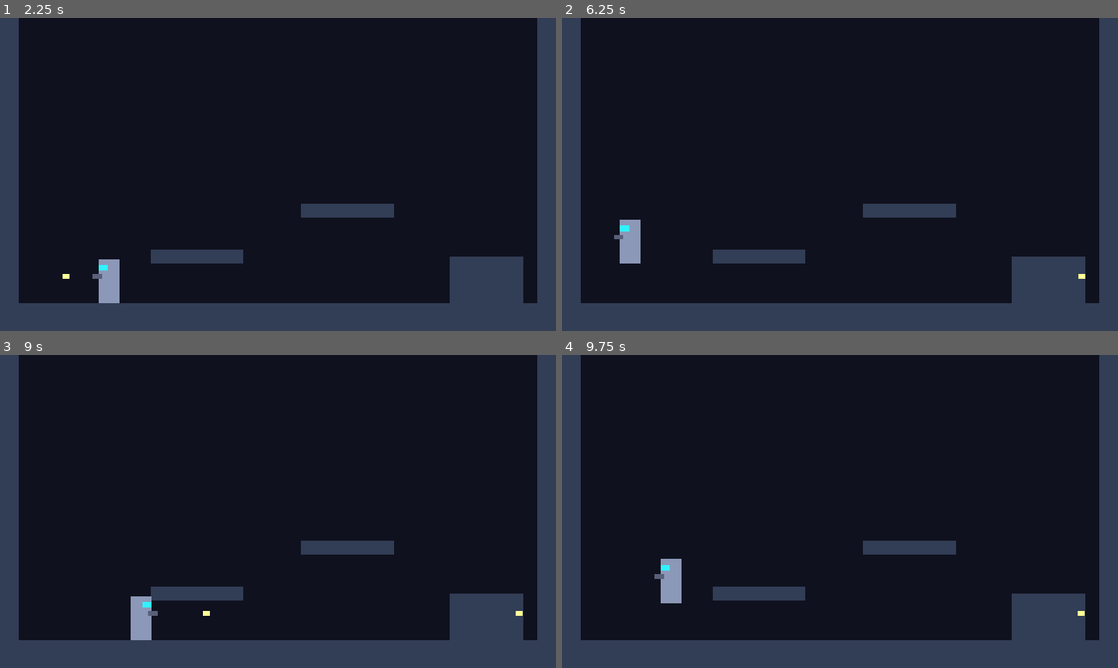
Above: before the commit, frames 1-4 (two rows, left to right).
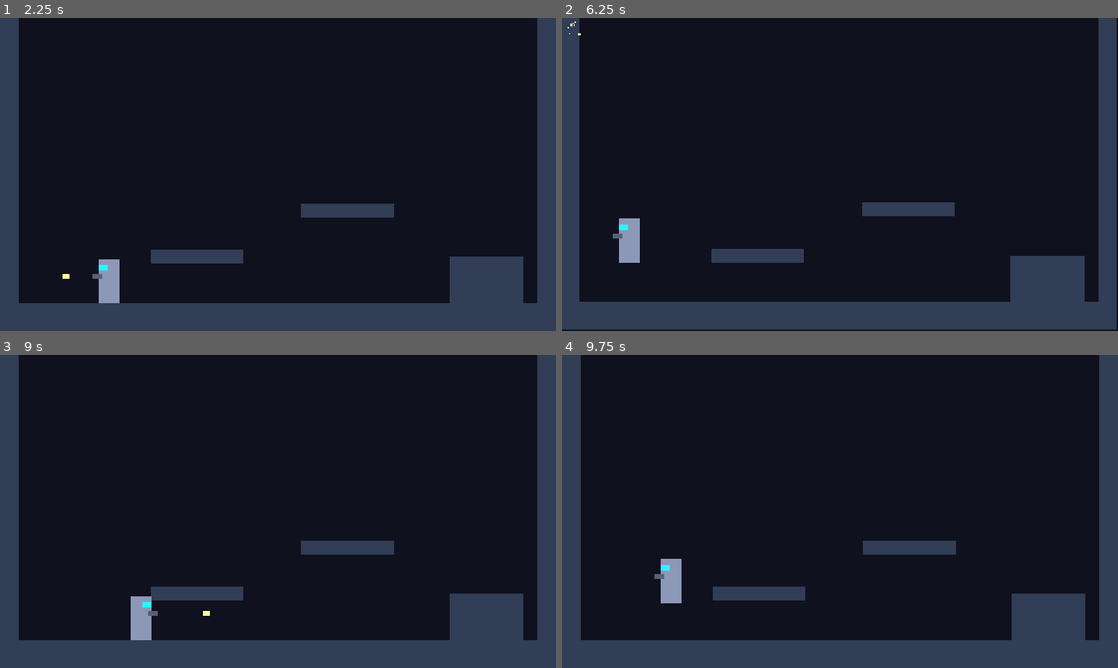
Above: after the commit, the same moments.

Repository: mmorrisj/MegaGirlz
Game: Godot game, scene res://scenes/levels/test_room.tscn
Same seed, same stepped clock (60 frames per second), same inputs: the game is played once before the commit and once after it.
Inputs:
- Up to frame 1 (2.25 s): tap Enter at 0.5 s; hold D 0.53-2.03 s; tap K at 0.6 s; tap Space (p1_jump) at 0.77, 1.52 s; tap Z at 1.35 s; hold A from 2.03 s (still down); tap J at 2.1 s
- Up to frame 2 (6.25 s): release A at 2.78 s; hold D 2.78-4.28 s; tap X at 2.85, 5.85 s; tap Space (p1_jump) at 3.02, 3.77, 4.52, 6.02 s; tap K at 3.6 s; hold A 4.28-5.03 s; tap Z at 4.35 s; hold D 5.03-5.78 s; tap J at 5.1 s; hold A from 5.78 s (still down)
- Up to frame 3 (9 s): tap K at 6.6 s; tap Space (p1_jump) at 6.77, 7.52 s; release A at 7.28 s; hold D from 7.28 s (still down); tap Z at 7.35 s; tap J at 8.1 s; tap X at 8.85 s
- Up to frame 4 (9.75 s): tap Space (p1_jump) at 9.02 s; release D at 9.53 s; hold A from 9.53 s (still down); tap K at 9.6 s

Frame 1 is identical in both runs. In frame 2, 1.8% of the frame differs, in the area x 0-100%, y 0-100%; in frame 3, less than 0.1%; in frame 4, less than 0.1%.

Commit message:
Add game-feel pass: squash/stretch, muzzle flash, impact sparks, shake
- Sister emits jumped, landed(fall_speed), and shot_fired signals;
  effects are separate components wired to them in sister.tscn
- SquashStretch component on a feet-anchored SquashPivot node
- MuzzleFlash component at the arm cannon (HDR color, ready for glow)
- ShakeCamera: trauma-based shake, whole-pixel offsets, reachable
  through a group so callers need no camera reference
- BusterShot spawns an ImpactSpark particle burst and a small shake
- Fix: shots passed through walls because monitorable=false also
  disabled their own body detection; they only died by lifetime
- Roadmap: hit flash moves to the enemy step (nothing to hit yet)

Co-Authored-By: Claude Opus 5.5 <noreply@anthropic.com>

Diff:
--- a/scenes/characters/sister.tscn
+++ b/scenes/characters/sister.tscn
@@ -1,6 +1,8 @@
-[gd_scene load_steps=3 format=3]
+[gd_scene load_steps=5 format=3]
 
 [ext_resource type="Script" path="res://scripts/characters/sister.gd" id="1_sister"]
+[ext_resource type="Script" path="res://scripts/components/squash_stretch.gd" id="2_squash"]
+[ext_resource type="Script" path="res://scripts/components/muzzle_flash.gd" id="3_muzzle"]
 
 [sub_resource type="RectangleShape2D" id="RectangleShape2D_body"]
 size = Vector2(16, 38)
@@ -13,9 +15,13 @@
 [node name="CollisionShape2D" type="CollisionShape2D" parent="."]
 shape = SubResource("RectangleShape2D_body")
 
-[node name="Visual" type="Node2D" parent="."]
+[node name="SquashPivot" type="Node2D" parent="."]
+position = Vector2(0, 19)
 
-[node name="Body" type="ColorRect" parent="Visual"]
+[node name="Visual" type="Node2D" parent="SquashPivot"]
+position = Vector2(0, -19)
+
+[node name="Body" type="ColorRect" parent="SquashPivot/Visual"]
 offset_left = -9.0
 offset_top = -19.0
 offset_right = 9.0
@@ -23,17 +29,45 @@
 mouse_filter = 2
 color = Color(0.55, 0.6, 0.72, 1)
 
-[node name="Visor" type="ColorRect" parent="Visual"]
+[node name="Visor" type="ColorRect" parent="SquashPivot/Visual"]
 offset_left = 1.0
 offset_top = -14.0
 offset_right = 9.0
 offset_bottom = -9.0
 mouse_filter = 2
 
-[node name="Cannon" type="ColorRect" parent="Visual"]
+[node name="Cannon" type="ColorRect" parent="SquashPivot/Visual"]
 offset_left = 6.0
 offset_top = -6.0
 offset_right = 14.0
 offset_bottom = -2.0
 mouse_filter = 2
 color = Color(0.35, 0.38, 0.48, 1)
+
+[node name="MuzzleFlash" type="Node2D" parent="SquashPivot/Visual"]
+position = Vector2(16, -4)
+script = ExtResource("3_muzzle")
+
+[node name="Horizontal" type="ColorRect" parent="SquashPivot/Visual/MuzzleFlash"]
+offset_left = -4.0
+offset_top = -1.0
+offset_right = 4.0
+offset_bottom = 1.0
+mouse_filter = 2
+color = Color(2.5, 2.2, 1.2, 1)
+
+[node name="Vertical" type="ColorRect" parent="SquashPivot/Visual/MuzzleFlash"]
+offset_left = -1.0
+offset_top = -3.0
+offset_right = 1.0
+offset_bottom = 3.0
+mouse_filter = 2
+color = Color(2.5, 2.2, 1.2, 1)
+
+[node name="SquashStretch" type="Node" parent="." node_paths=PackedStringArray("target")]
+script = ExtResource("2_squash")
+target = NodePath("../SquashPivot")
+
+[connection signal="jumped" from="." to="SquashStretch" method="play_jump"]
+[connection signal="landed" from="." to="SquashStretch" method="play_land"]
+[connection signal="shot_fired" from="." to="SquashPivot/Visual/MuzzleFlash" method="flash"]
--- a/scenes/levels/test_room.tscn
+++ b/scenes/levels/test_room.tscn
@@ -1,7 +1,8 @@
-[gd_scene load_steps=9 format=3]
+[gd_scene load_steps=10 format=3]
 
 [ext_resource type="Script" path="res://scripts/levels/test_room.gd" id="1_room"]
 [ext_resource type="PackedScene" path="res://scenes/characters/sister.tscn" id="2_sister"]
+[ext_resource type="Script" path="res://scripts/systems/shake_camera.gd" id="3_camera"]
 
 [sub_resource type="RectangleShape2D" id="RectangleShape2D_Floor"]
 size = Vector2(480, 24)
@@ -26,6 +27,7 @@
 
 [node name="Camera2D" type="Camera2D" parent="."]
 position = Vector2(240, 135)
+script = ExtResource("3_camera")
 
 [node name="Floor" type="StaticBody2D" parent="."]
 position = Vector2(240, 258)
--- a/scenes/projectiles/buster_shot.tscn
+++ b/scenes/projectiles/buster_shot.tscn
@@ -8,7 +8,6 @@
 [node name="BusterShot" type="Area2D"]
 collision_layer = 8
 collision_mask = 1
-monitorable = false
 script = ExtResource("1_shot")
 
 [node name="CollisionShape2D" type="CollisionShape2D" parent="."]
--- /dev/null
+++ b/scenes/vfx/impact_spark.tscn
@@ -0,0 +1,19 @@
+[gd_scene load_steps=2 format=3]
+
+[ext_resource type="Script" path="res://scripts/vfx/impact_spark.gd" id="1_spark"]
+
+[node name="ImpactSpark" type="CPUParticles2D"]
+emitting = false
+amount = 8
+lifetime = 0.25
+one_shot = true
+explosiveness = 1.0
+direction = Vector2(1, 0)
+spread = 60.0
+gravity = Vector2(0, 300)
+initial_velocity_min = 60.0
+initial_velocity_max = 140.0
+scale_amount_min = 1.0
+scale_amount_max = 2.0
+color = Color(2, 1.8, 0.8, 1)
+script = ExtResource("1_spark")
--- a/scripts/characters/sister.gd
+++ b/scripts/characters/sister.gd
@@ -3,7 +3,13 @@
 ## A playable sister: run, jump, and shoot.
 ##
 ## Shared by Gigi, Evie, and Lucy. Each sister's signature ability will be a
-## separate child component, not a subclass.
+## separate child component, not a subclass. Game-feel effects listen to
+## this node's signals instead of living in this script.
+
+signal jumped
+## fall_speed is the downward speed just before touching the ground.
+signal landed(fall_speed: float)
+signal shot_fired
 
 const BUSTER_SHOT_SCENE: PackedScene = preload("res://scenes/projectiles/buster_shot.tscn")
 
@@ -42,8 +48,8 @@
 var _is_rising_from_jump: bool = false
 var _live_shots: int = 0
 
-@onready var _visual: Node2D = $Visual
-@onready var _visor: ColorRect = $Visual/Visor
+@onready var _visual: Node2D = $SquashPivot/Visual
+@onready var _visor: ColorRect = $SquashPivot/Visual/Visor
 
 
 func _ready() -> void:
@@ -59,7 +65,11 @@
 		_handle_shoot()
 	else:
 		velocity.x = 0.0
+	var was_on_floor: bool = is_on_floor()
+	var fall_speed: float = velocity.y
 	move_and_slide()
+	if is_on_floor() and not was_on_floor:
+		landed.emit(fall_speed)
 
 
 func _get_rise_gravity() -> float:
@@ -107,6 +117,7 @@
 		_jump_buffer_timer = 0.0
 		_coyote_timer = 0.0
 		_is_rising_from_jump = true
+		jumped.emit()
 	elif _is_rising_from_jump and not input.is_jump_held():
 		velocity.y *= jump_cut_multiplier
 		_is_rising_from_jump = false
@@ -123,6 +134,7 @@
 	shot.global_position = global_position + Vector2(muzzle_offset.x * facing, muzzle_offset.y)
 	_live_shots += 1
 	shot.tree_exited.connect(_on_shot_tree_exited)
+	shot_fired.emit()
 
 
 func _on_shot_tree_exited() -> void:
--- /dev/null
+++ b/scripts/components/muzzle_flash.gd
@@ -0,0 +1,20 @@
+class_name MuzzleFlash
+extends Node2D
+## Brief bright flash at a gun barrel. Call flash() each time a shot fires.
+
+@export var duration: float = 0.05
+
+var _tween: Tween
+
+
+func _ready() -> void:
+	visible = false
+
+
+func flash() -> void:
+	if _tween:
+		_tween.kill()
+	visible = true
+	_tween = create_tween()
+	_tween.tween_interval(duration)
+	_tween.tween_callback(hide)
--- /dev/null
+++ b/scripts/components/squash_stretch.gd
@@ -0,0 +1,37 @@
+class_name SquashStretch
+extends Node
+## Squashes and stretches a visual node on jump and landing, then springs back.
+##
+## Point `target` at a pivot placed at the character's feet so the sprite
+## stays planted on the ground while it squashes.
+
+@export var target: Node2D
+@export var jump_stretch: Vector2 = Vector2(0.75, 1.25)
+@export var land_squash: Vector2 = Vector2(1.3, 0.7)
+## Fall speed that produces the full land squash.
+@export var max_land_speed: float = 420.0
+## Landings slower than this fraction of max_land_speed play no squash.
+@export_range(0.0, 1.0) var min_land_fraction: float = 0.2
+@export var recover_time: float = 0.15
+
+var _tween: Tween
+
+
+func play_jump() -> void:
+	_pop(jump_stretch)
+
+
+func play_land(fall_speed: float) -> void:
+	var strength: float = clampf(fall_speed / max_land_speed, 0.0, 1.0)
+	if strength < min_land_fraction:
+		return
+	_pop(Vector2.ONE.lerp(land_squash, strength))
+
+
+func _pop(pop_scale: Vector2) -> void:
+	if _tween:
+		_tween.kill()
+	target.scale = pop_scale
+	_tween = create_tween()
+	_tween.tween_property(target, "scale", Vector2.ONE, recover_time) \
+		.set_trans(Tween.TRANS_BACK).set_ease(Tween.EASE_OUT)
--- a/scripts/projectiles/buster_shot.gd
+++ b/scripts/projectiles/buster_shot.gd
@@ -3,9 +3,13 @@
 ## Basic arm-cannon shot. Flies straight and disappears on hitting the world
 ## or leaving the screen.
 
+const IMPACT_SPARK_SCENE: PackedScene = preload("res://scenes/vfx/impact_spark.tscn")
+
 @export var speed: float = 360.0
 ## Safety net in case the shot never leaves the screen or hits anything.
 @export var max_lifetime: float = 2.0
+## Screen-shake trauma added when the shot hits something (0 to disable).
+@export_range(0.0, 1.0) var impact_shake: float = 0.5
 
 ## 1 = right, -1 = left. Set before adding to the tree.
 var direction: int = 1
@@ -28,4 +32,16 @@
 
 
 func _on_body_entered(_body: Node2D) -> void:
+	_spawn_impact_spark()
+	ShakeCamera.shake(get_tree(), impact_shake)
 	queue_free()
+
+
+func _spawn_impact_spark() -> void:
+	var spark: CPUParticles2D = IMPACT_SPARK_SCENE.instantiate()
+	# Sparks fly back toward the shooter.
+	spark.scale.x = -direction
+	# Sibling of the shot, positioned in world space, so it outlives the shot.
+	spark.top_level = true
+	get_parent().add_child(spark)
+	spark.global_position = global_position
--- /dev/null
+++ b/scripts/systems/shake_camera.gd
@@ -0,0 +1,40 @@
+class_name ShakeCamera
+extends Camera2D
+## Camera with trauma-based screen shake.
+##
+## Anything can shake the active camera without holding a reference to it:
+## ShakeCamera.shake(get_tree(), 0.3)
+
+const GROUP: StringName = &"shake_camera"
+
+## Offset in pixels at full trauma.
+@export var max_offset: Vector2 = Vector2(8.0, 6.0)
+## Trauma lost per second.
+@export var decay: float = 2.5
+
+## 0.0 (still) to 1.0 (maximum shake).
+var _trauma: float = 0.0
+
+
+static func shake(tree: SceneTree, amount: float) -> void:
+	tree.call_group(GROUP, "add_trauma", amount)
+
+
+func _ready() -> void:
+	add_to_group(GROUP)
+
+
+func add_trauma(amount: float) -> void:
+	_trauma = minf(_trauma + amount, 1.0)
+
+
+func _process(delta: float) -> void:
+	if _trauma <= 0.0:
+		offset = Vector2.ZERO
+		return
+	_trauma = maxf(_trauma - decay * delta, 0.0)
+	# Squared so small hits stay subtle and big hits feel violent.
+	var strength: float = _trauma * _trauma
+	var jitter := Vector2(randf_range(-1.0, 1.0), randf_range(-1.0, 1.0))
+	# Whole pixels only, so pixel art never renders between pixels.
+	offset = (max_offset * jitter * strength).round()
--- /dev/null
+++ b/scripts/vfx/impact_spark.gd
@@ -0,0 +1,7 @@
+extends CPUParticles2D
+## One-shot spark burst. Frees itself when the burst finishes.
+
+
+func _ready() -> void:
+	finished.connect(queue_free)
+	emitting = true
Not shown, added: scripts/components/muzzle_flash.gd.uid
Not shown, added: scripts/components/squash_stretch.gd.uid
Not shown, added: scripts/systems/shake_camera.gd.uid
Not shown, added: scripts/vfx/impact_spark.gd.uid
Not shown, changed: README.md
Not shown, removed: scenes/vfx/.gitkeep
Not shown, removed: scripts/components/.gitkeep
